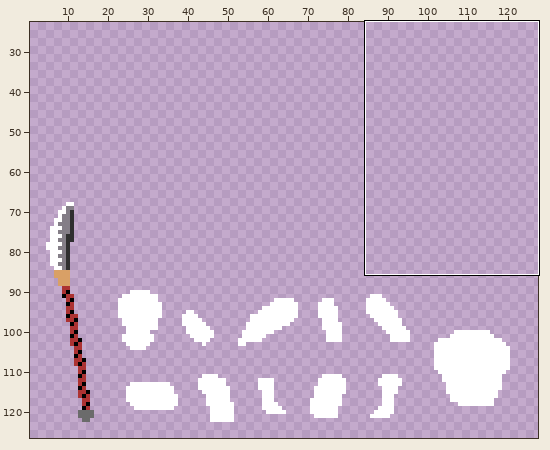
A pixel-art file gets an edit: ressources/NewGate/sprites/template.ase. The first picture is a wide view before the edit; the outline marks the close-up.
Close-up. Before:
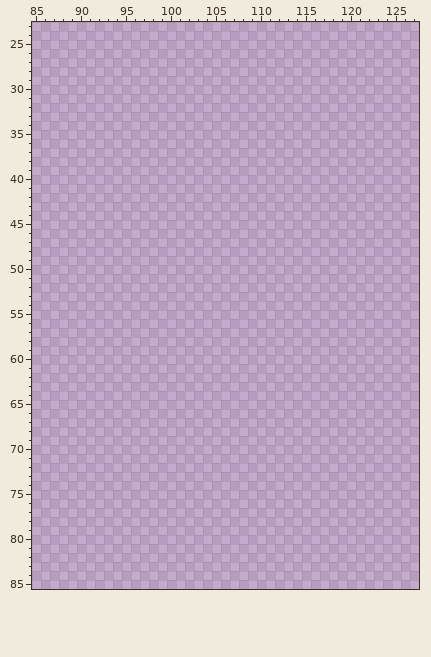
128x128 pixels, 1 frame. Shown: x 85..127, y 23..85. The wide view leaves out empty margins.
After the commit:
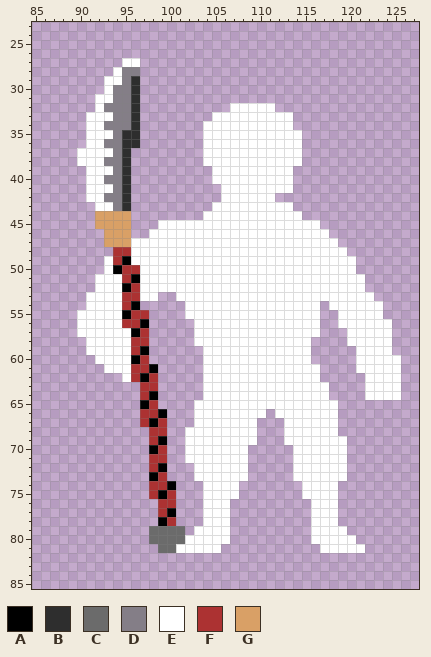
Palette (. is transparent): A #000000  B #2e2e2e  C #6b6b6b  D #847e87  E #ffffff  F #ac3232  G #d9a066
Changes in this commit:
layer "Full" added
Changed rows in their new state; - is an unchanged pixel.
Layer "Full":
first column x 90:
27 -----EE-----------------------------
28 ----EDD-----------------------------
29 ---EEDB-----------------------------
30 ---EDDB-----------------------------
31 --EEDDB-----------------------------
32 --EDDDB----------EEEEE--------------
33 -EEEDDB--------EEEEEEEEE------------
34 -EEDDDB-------EEEEEEEEEE------------
35 -EEEDBB-------EEEEEEEEEEE-----------
36 -EEDDBB-------EEEEEEEEEEE-----------
37 EEEEDB--------EEEEEEEEEEE-----------
38 EEEDDB--------EEEEEEEEEEE-----------
39 -EEEDB---------EEEEEEEEE------------
40 -EEDDB---------EEEEEEEEE------------
41 -EEEDB----------EEEEEEEE------------
42 -EEDDB----------EEEEEE--------------
43 --EEDB---------EEEEEEEEE------------
44 --GGGG--------EEEEEEEEEEE-----------
45 --GGGG---EEEEEEEEEEEEEEEEEE---------
46 ---GGG--EEEEEEEEEEEEEEEEEEEE--------
47 ---GGGEEEEEEEEEEEEEEEEEEEEEEE-------
48 ----FFEEEEEEEEEEEEEEEEEEEEEEEE------
49 ---EFAEEEEEEEEEEEEEEEEEEEEEEEEE-----
50 ---EAFFEEEEEEEEEEEEEEEEEEEEEEEE-----
51 --EEEFAEEEEEEEEEEEEEEEEEEEEEEEEE----
52 --EEEAFEEEEEEEEEEEEEEEEEEEEEEEEE----
53 -EEEEFFEE--EEEEEEEEEEEEEEEEEEEEEE---
54 -EEEEFA-----EEEEEEEEEEEEEEE-EEEEEE--
55 EEEEEAFF----EEEEEEEEEEEEEEE--EEEEE--
56 EEEEEFFA-----EEEEEEEEEEEEEE--EEEEEE-
57 EEEEEEAF-----EEEEEEEEEEEEEE---EEEEE-
58 -EEEEEFF-----EEEEEEEEEEEEE----EEEEE-
59 -EEEEEFA------EEEEEEEEEEEE-----EEEE-
60 --EEEEAF------EEEEEEEEEEEE-----EEEEE
61 ---EEEFFA-----EEEEEEEEEEEEE----EEEEE
62 -----EFAF-----EEEEEEEEEEEEE-----EEEE
63 -------FF-----EEEEEEEEEEEEEE----EEEE
64 -------FA-----EEEEEEEEEEEEEE----EEEE
65 -------AF----EEEEEEEEEEEEEEEE-------
66 -------FFA---EEEEEEEE-EEEEEEE-------
67 -------FAF---EEEEEEE---EEEEEE-------
68 --------FF--EEEEEEEE---EEEEEE-------
69 --------FA--EEEEEEEE---EEEEEEE------
70 --------AF--EEEEEEE-----EEEEEE------
71 --------FF--EEEEEEE-----EEEEEE------
72 --------FA---EEEEEE-----EEEEEE------
73 --------AF---EEEEEE-----EEEEEE------
74 --------FFA---EEEE-------EEEE-------
75 --------FAF---EEEE-------EEEE-------
76 ---------FF---EEE---------EEE-------
77 ---------FA---EEE---------EEE-------
78 ---------AF---EEE---------EEE-------
79 --------CCCC-EEEE---------EEEE------
80 --------CCCCEEEEE---------EEEEE-----
81 ---------CCEEEEE-----------EEEEE----
Changed places in both close-ups, as pixel boxes (x1, y1, x2, y2):
added: (77, 58, 401, 553)
